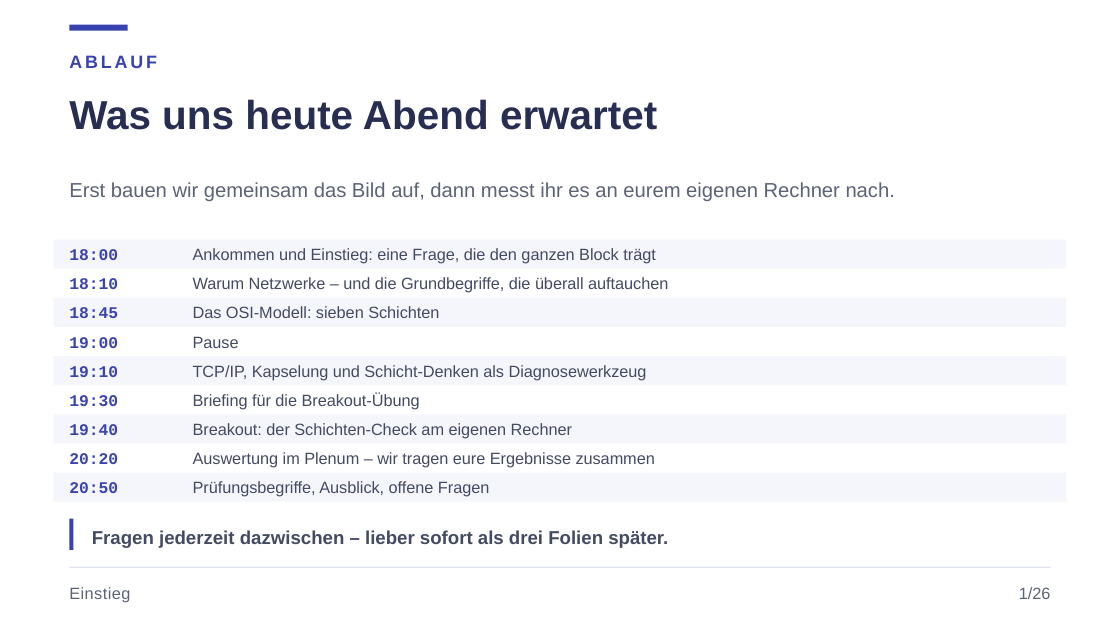
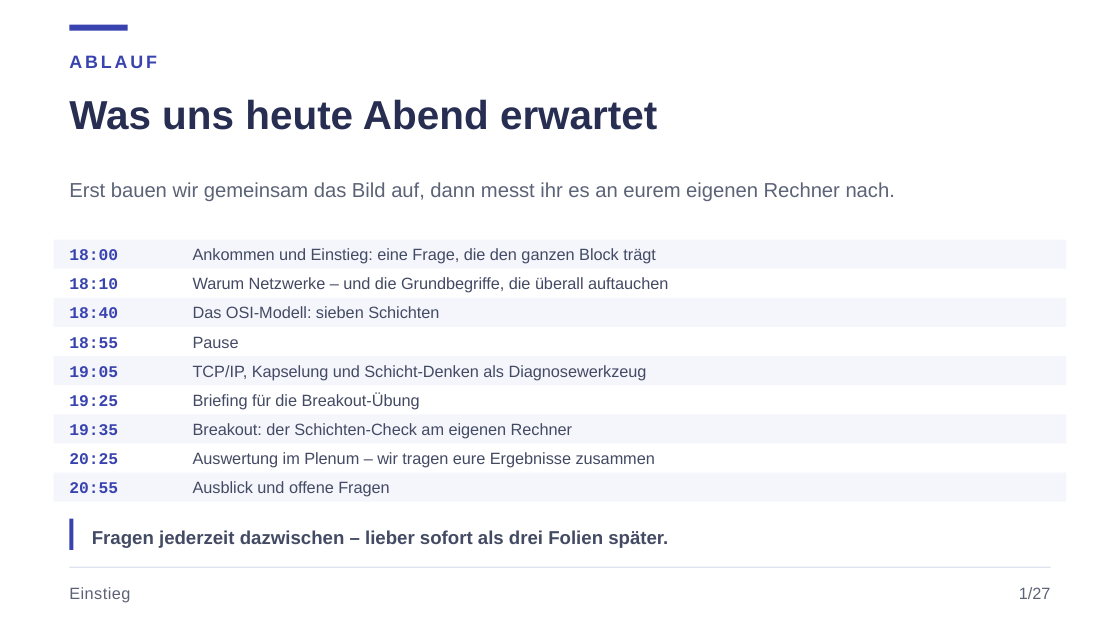
Before and after one commit to JacobMenge/kurs-unterlagen, a slide deck: slide 2 of folien/dist/01-netzwerke-grundlagen.pptx. Drawn at 1120x630 pixels with LibreOffice and Linux fonts; fonts in the diff are those of the drawing. Boxes give left, top, right and bottom in pixels: in the first picture for what was removed or moved away, otherwise in the second. Text is boxed around its words. In the diff, an @@ line names an element or a change of style, - is before the commit and + after.

```diff
--- a/folien/dist/01-netzwerke-grundlagen.pptx
+++ b/folien/dist/01-netzwerke-grundlagen.pptx
@@ text at (69,307,118,318): text changed @@
-18:45
+18:40
@@ text at (69,337,118,348): text changed @@
-19:00
+18:55
@@ text at (69,366,118,377): text changed @@
-19:10
+19:05
@@ text at (69,395,118,406): text changed @@
-19:30
+19:25
@@ text at (69,424,118,435): text changed @@
-19:40
+19:35
@@ text at (69,453,118,464): text changed @@
-20:20
+20:25
@@ text at (69,482,118,493): text changed @@
-20:50
+20:55
@@ text at (193,481,389,497): text changed @@
-Prüfungsbegriffe, Ausblick, offene Fragen
+Ausblick und offene Fragen
@@ text at (1019,587,1051,599): text changed @@
-1/26
+1/27
```
Also in this commit, not shown: 26 other slides changed, 1 slide added, 2 other files.
